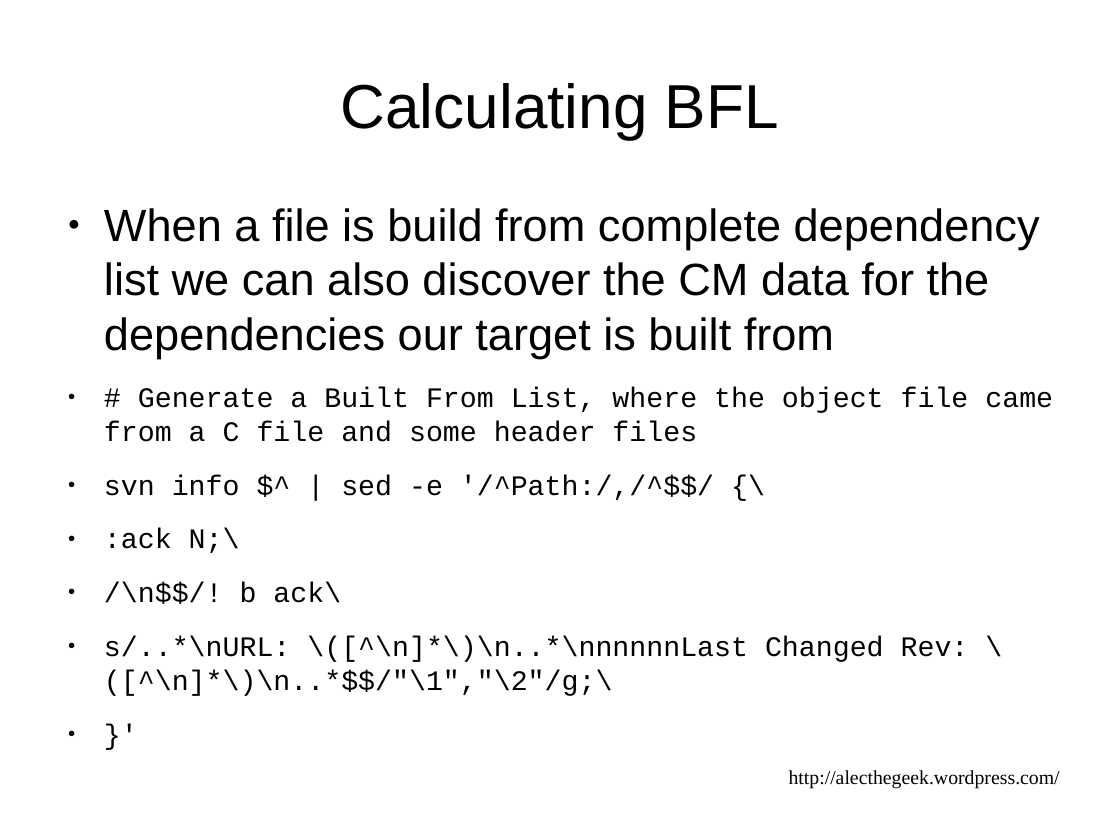
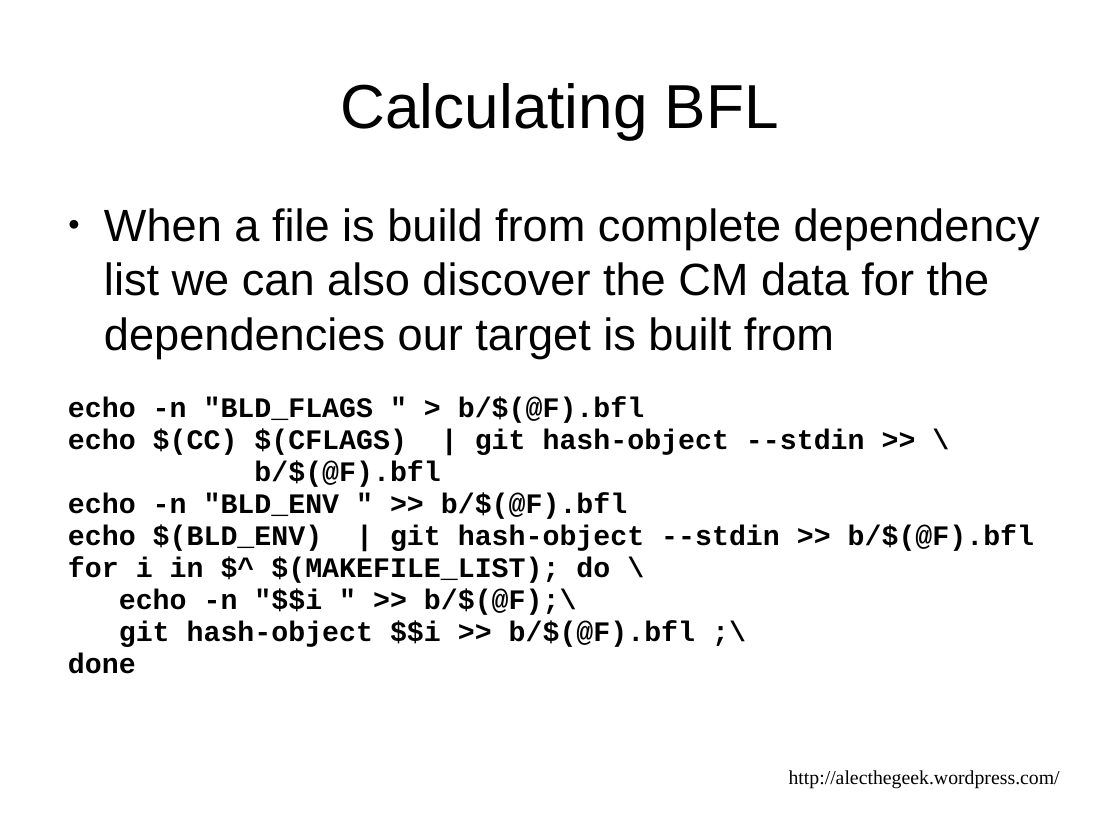
Before and after one commit to alecthegeek/gitbuilding, a slide deck: slide 25 of DevOpsDownUnderPresentation.odp. Drawn at 1120x840 pixels with LibreOffice and Linux fonts; fonts in the diff are those of the drawing. Boxes give left, top, right and bottom in pixels: in the first picture for what was removed or moved away, otherwise in the second. Text is boxed around its words. In the diff, an @@ line names an element or a change of style, - is before the commit and + after.

```diff
--- a/DevOpsDownUnderPresentation.odp
+++ b/DevOpsDownUnderPresentation.odp
@@ text at [68,397,1034,674]: text changed; bold on @@
-● # Generate a Built From List, where the object file came from a C file and some header files
-● svn info $^ | sed -e '/^Path:/,/^$$/ {\
-● :ack N;\
-● /\n$$/! b ack\
-● s/..*\nURL: \([^\n]*\)\n..*\nnnnnnLast Changed Rev: \([^\n]*\)\n..*$$/"\1","\2"/g;\
-● }'
+echo -n "BLD_FLAGS " > b/$(@F).bfl
+echo $(CC) $(CFLAGS) | git hash-object --stdin >> \
+b/$(@F).bfl
+echo -n "BLD_ENV " >> b/$(@F).bfl
+echo $(BLD_ENV) | git hash-object --stdin >> b/$(@F).bfl
+for i in $^ $(MAKEFILE_LIST); do \
+echo -n "$$i " >> b/$(@F);\
+git hash-object $$i >> b/$(@F).bfl ;\
+done
```
Also in this commit, not shown: 9 other slides changed, 5 other files.
